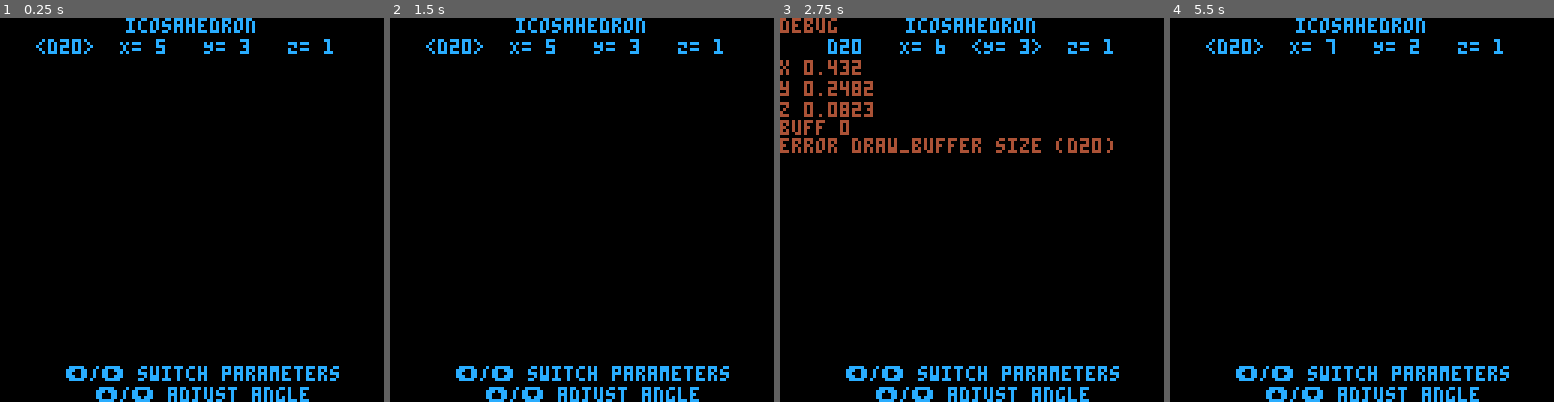
Above: before the commit, frames 1-4 (left to right).
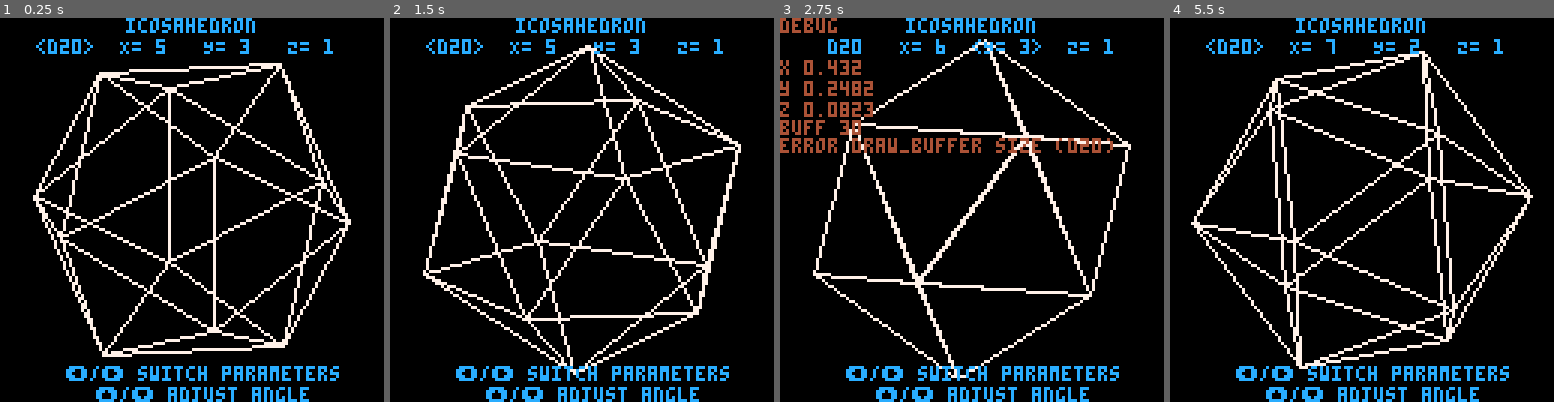
Above: after the commit, the same moments.

Repository: kakardo/Pico-8
Game: PICO-8 cartridge game carts/02 platonic solids viewer/platonic_solids_viewer.p8
Same seed, same stepped clock (60 frames per second), same inputs: the game is played once before the commit and once after it.
Inputs:
- Up to frame 1 (0.25 s): no input
- Up to frame 2 (1.5 s): tap X (X key) at 0.33, 1.07 s
- Up to frame 3 (2.75 s): hold Right 1.6-2.1 s; tap X (X key) at 1.85 s; hold Up 2.15-2.42 s; hold Right from 2.47 s (still down)
- Up to frame 4 (5.5 s): tap X (X key) at 2.97, 4.08, 5.2 s; release Right at 3.03 s; hold Left 3.08-3.58 s; hold Down 3.63-3.97 s; hold Right 4.02-4.68 s; hold Up 4.73-5.03 s; hold Left from 5.08 s (still down)

The runs differ from the first frame. In frame 1, 7.5% of the frame differs, in the area x 8-92%, y 11-89%; in frame 2, 7.2%; in frame 3, 4.8%; in frame 4, 7.5%, in the area x 5-95%, y 8-92%.

Commit message:
Icosahedron now works. The last shape has been done.

Diff:
--- a/game carts/02 platonic solids viewer/solids.lua
+++ b/game carts/02 platonic solids viewer/solids.lua
@@ -89,6 +89,16 @@
 		v = {-- 12 vertices need to be built in init()
 		},
 		e = {
+			{ 1, 2},{ 1, 5},{ 1, 6},{ 1, 9},{ 1,11},
+			{ 2, 7},{ 2, 8},{ 2, 9},{ 2,11},
+			{ 3, 4},{ 3, 5},{ 3, 6},{ 3,10},{ 3,12},
+			{ 4, 7},{ 4, 8},{ 4,10},{ 4,12},
+			{ 5, 6},{ 5, 9},{ 5,10},
+			{ 6,11},{ 6,12},
+			{ 7, 8},{ 7, 9},{ 7,10},
+			{ 8,11},{ 8,12},
+			{ 9,10},
+			{11,12},
 		},
 	},
 }
